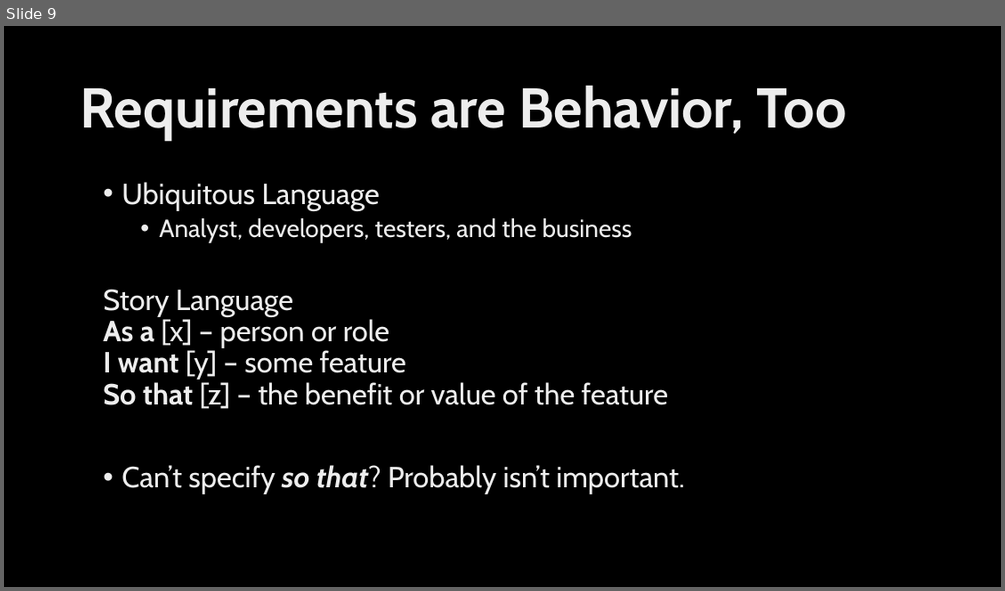
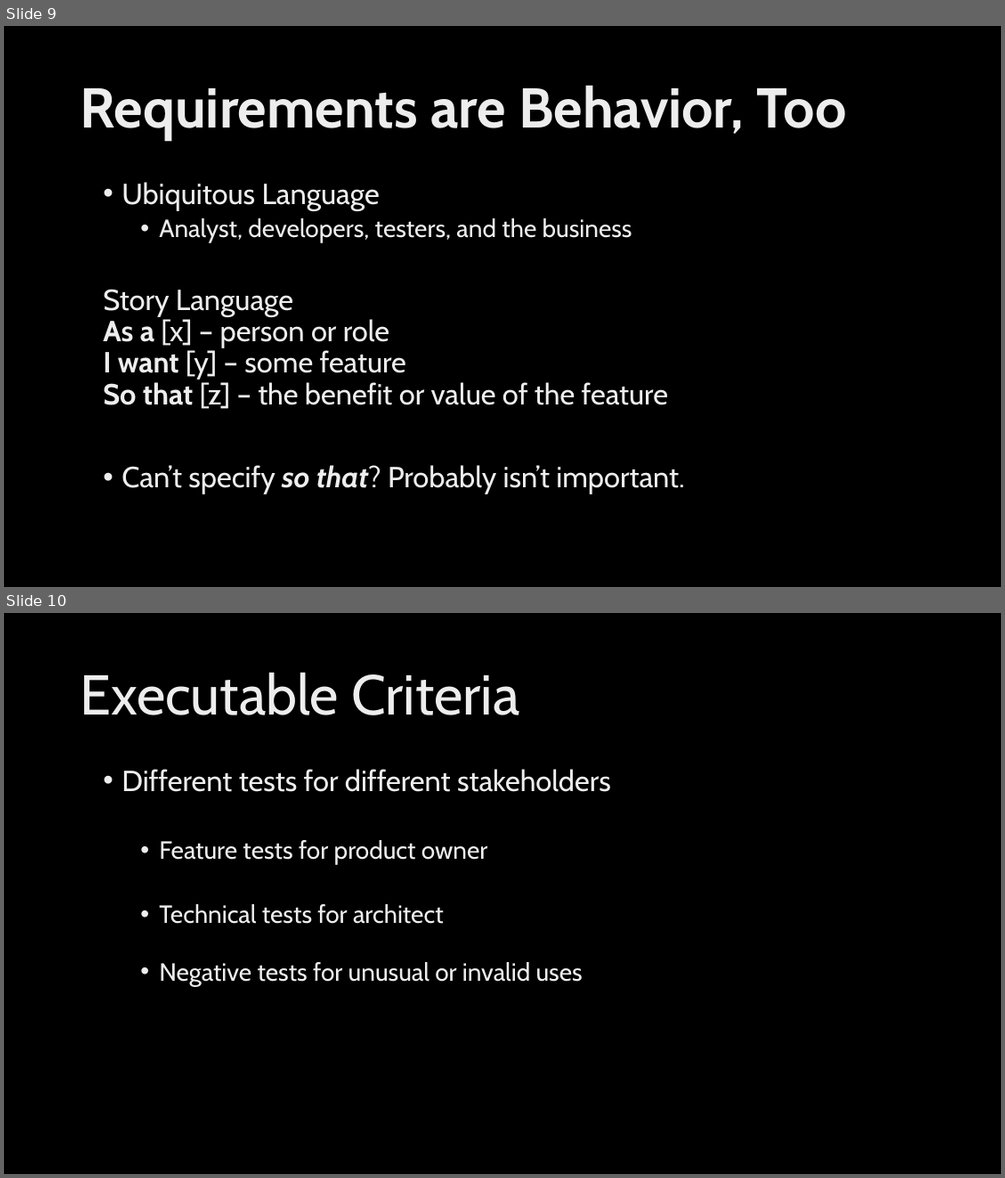
Before and after one commit to ingramam/BDD-lunch-and-learn, a slide deck: BDD.pptx. Shown one above the other, each under a label of ours: slide 9 before the commit, slides 9 and 10 after it. The pictures are 1005x591 and 1005x1178 pixels, drawn with LibreOffice and Linux fonts; fonts in the diff are those of the drawing; background and template pictures are left out. Boxes give left, top, right and bottom in pixels: in the first picture for what was removed or moved away, otherwise in the second. Text is boxed around its words. In the diff, an @@ line names an element or a change of style, - is before the commit and + after.

```diff
--- a/BDD.pptx
+++ b/BDD.pptx
@@ slide 10 added at box(4, 613, 1001, 1174), background picture (left out) @@
@@ title added at box(80, 672, 519, 715), 54 pt, text gradient #BFBFBF to #EDEDED to #FFFFFF @@
+Executable Criteria
@@ text added at box(121, 769, 611, 986), 24 pt, text gradient #BFBFBF to #EDEDED to #FFFFFF @@
+• Different tests for different stakeholders
+  • Feature tests for product owner
+  • Technical tests for architect
+  • Negative tests for unusual or invalid uses
```
Also in this commit, not shown: 3 slides changed, 8 other slides added, 1 other file.
